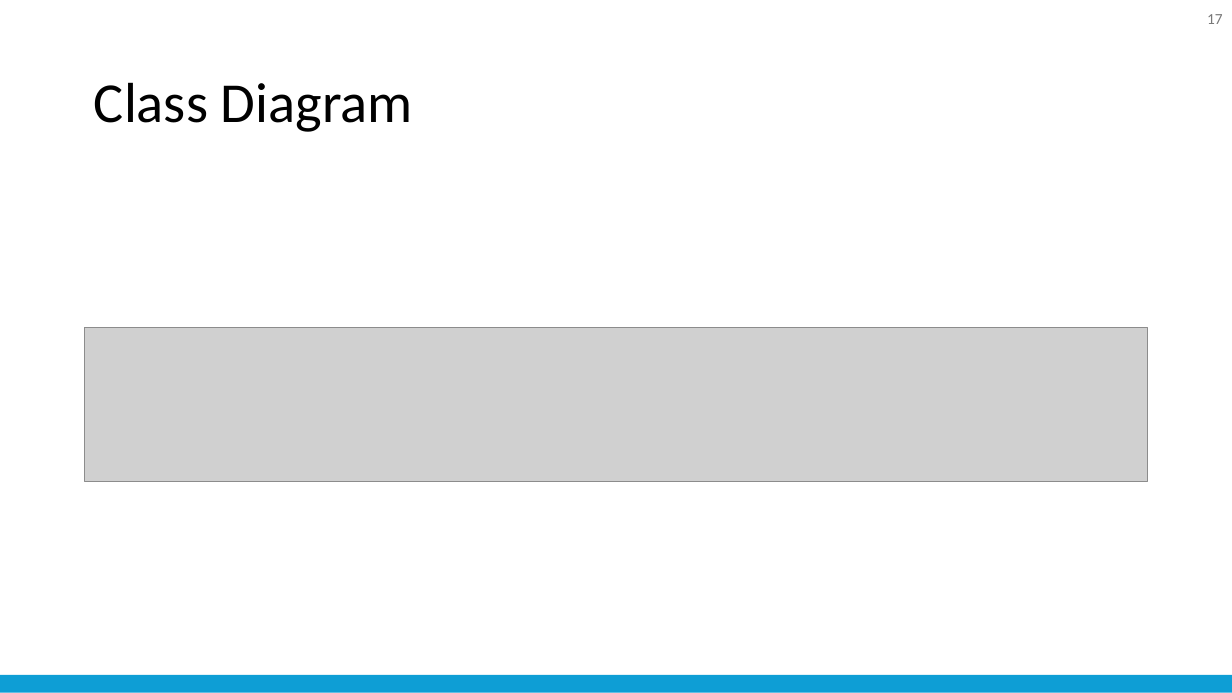
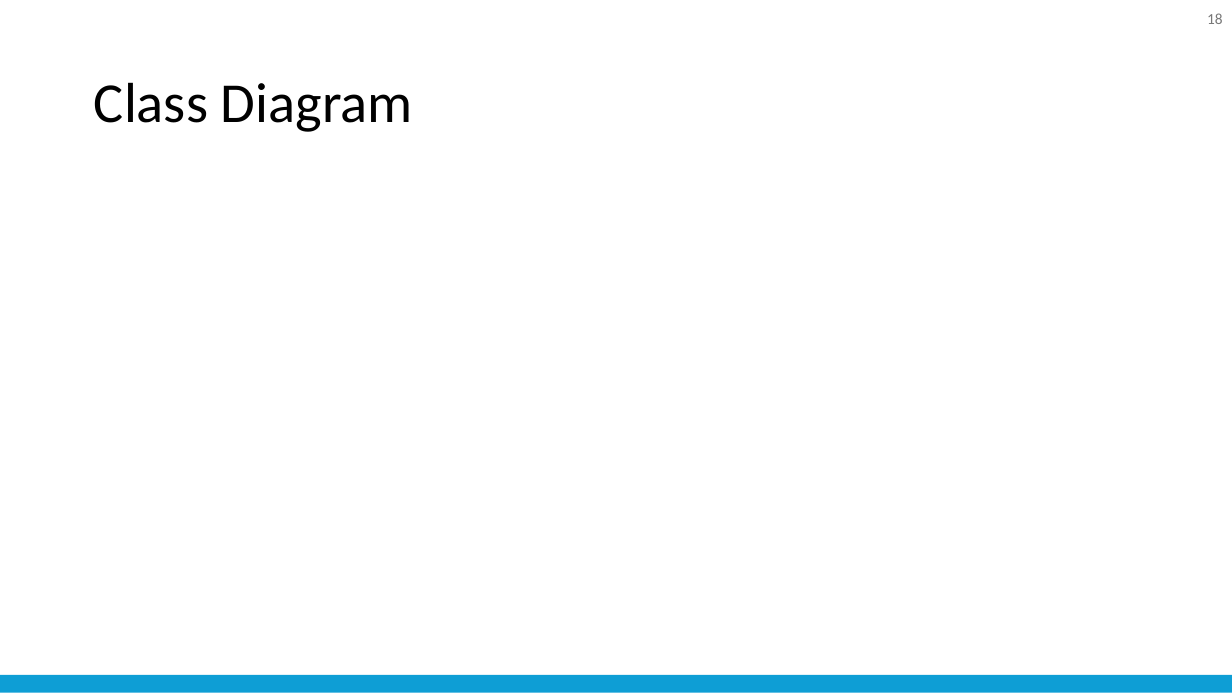
Before and after one commit to nattapong232/DentistBooking, a slide deck: slide 18 of SRS.pptx (slide 17 before the commit). Drawn at 1232x693 pixels with LibreOffice and Linux fonts; fonts in the diff are those of the drawing; grey boxes stand for pictures. Boxes give left, top, right and bottom in pixels: in the first picture for what was removed or moved away, otherwise in the second. Text is boxed around its words. In the diff, an @@ line names an element or a change of style, - is before the commit and + after.

```diff
--- a/SRS.pptx
+++ b/SRS.pptx
@@ page number at [1207, 13, 1223, 24]: text changed @@
-17
+18
@@ picture removed at [85, 328, 1148, 482] @@
```
Also in this commit, not shown: 11 other slides changed, 1 slide added, 21 other files.
